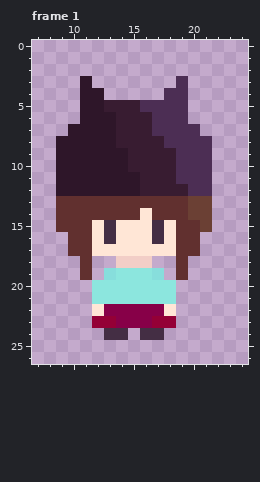
File history of a pixel-art file, Assets/Sprites/Players/Angie/Angie-Mini.ase. That is the earlier state.
32x32 pixels, 1 frame. Colours within 5 levels of each other are drawn and written as one. Shown: frame 1: x 7..24, y 0..26. The commit also changed other frames, which this record leaves out.
New version:
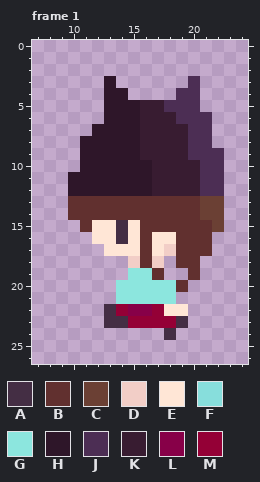
Palette (. is transparent): A #442e44  B #61302f  C #6b4034  D #f2cec7  E #ffe6d6  F #87dedc  G #8ce6de  H #2e1629  J #4c2e54  K #381c31  L #870048  M #940036
Diff:
layer "Walk-Left" added
layer "Layer 1" removed
Changed rows in their new state; - is an unchanged pixel.
Frame 1:
first column x 9:
 3 --.-H-----.J--
 4 --..HH---.-J--
 5 --..HHHKK--J--
 6 --..-HH-KK-JJ-
 7 -..--HH-KKK-J-
 8 ..---HH--KK---
 9 ..----H---K--J
10 ..----HH--KK-J
11 .------H--KK-J
12 .------H---K-J
13 .----------B-C
14 .------B---B-C
15 ..--EA-BBB--BC
16 -..-EA-BE---B-
17 -...---B-D--B-
18 --.--.-BD--B--
19 --.-..--B-.B--
20 ---..-----B---
21 ---..---------
22 ---.AM--M-E---
23 ---.AAMM--A---
24 ----..-..A----
Where, in picture pixels (left, top, right, bottom), the same in both pictures:
changed: (56, 76, 224, 340)
